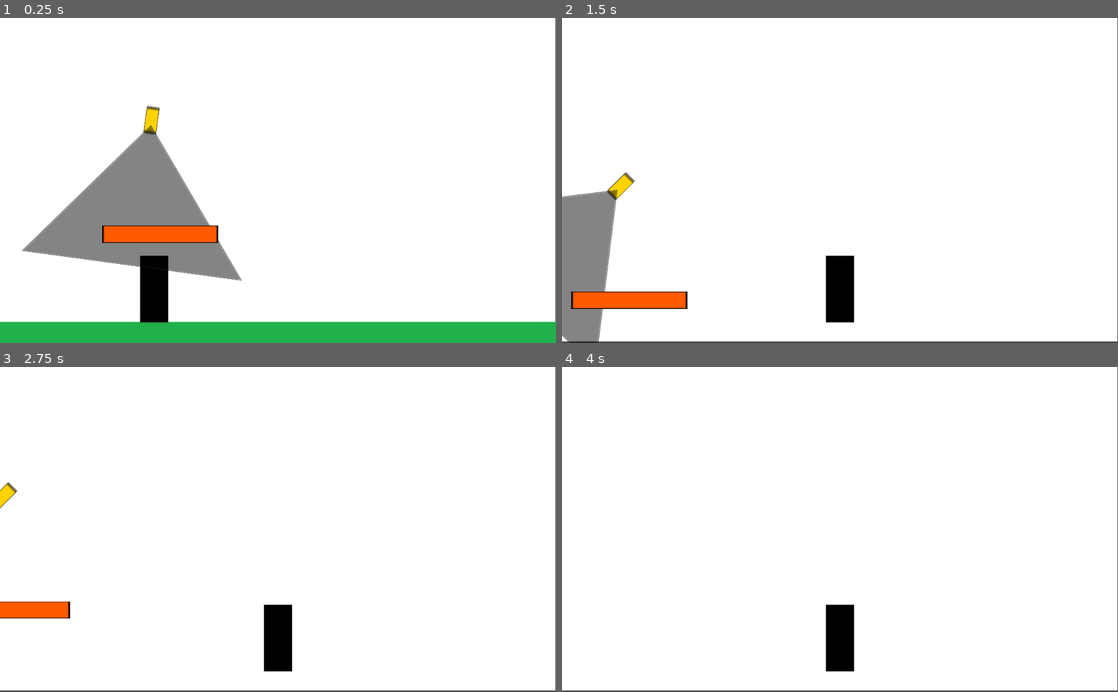
Above: before the commit, frames 1-4 (two rows, left to right).
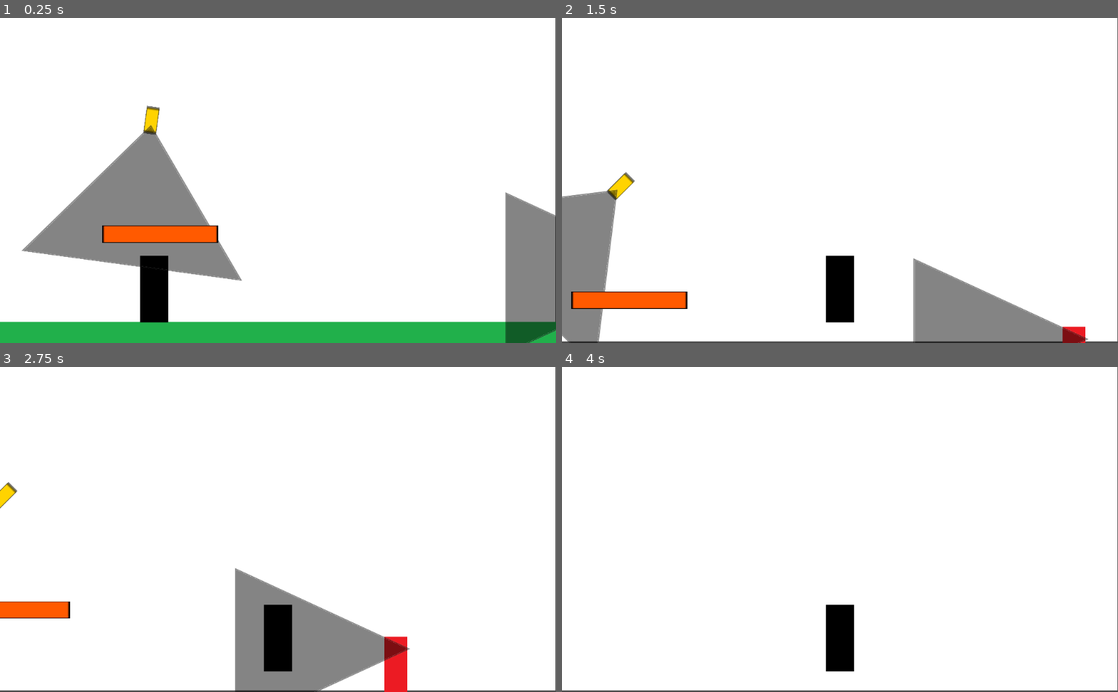
Above: after the commit, the same moments.

Repository: DanielBarbe/ip-museo-test
Game: Godot game, scene res://Main.tscn
Two runs of this game, one before a commit and one after it. Both use one fixed random seed, a clock stepped at 60 frames per second and the inputs below.
Inputs:
- Up to frame 1 (0.25 s): no input
- Up to frame 2 (1.5 s): hold D (move_right) 0.53-1.28 s; tap W (jump) at 0.77 s; hold Left (move_left) from 1.28 s (still down)
- Up to frame 3 (2.75 s): tap W (jump) at 1.52 s; release Left (move_left) at 2.03 s; hold D (move_right) from 2.03 s (still down)
- Up to frame 4 (4 s): tap W (jump) at 3.02, 3.77 s; release D (move_right) at 3.53 s; hold Left (move_left) from 3.53 s (still down)

The runs differ from the first frame. In frame 1, 3.8% of the frame differs, in the area x 90-100%, y 53-100%; in frame 2, 4.4%; in frame 3, 6.5%, in the area x 42-74%, y 61-100%; in frame 4, nothing differs.

Commit message:
agrego un guardia

Diff:
--- a/Camera.gd
+++ b/Camera.gd
@@ -6,6 +6,7 @@
 var movement_speed = 0.5
 var target = null
 var raycast
+var count = 0
 
 func _ready():
 	raycast = $RayCast2D
@@ -32,7 +33,8 @@
 		raycast.set_cast_to(to_local(target.global_position))
 		raycast.enabled = true
 		if raycast.is_colliding() && raycast.get_collider() == target:
-			print(target)
+			count = (count + 1) % 60
+			print(str(count) + " " + str(target))
 
 func _on_Area2D_body_entered(body):
 	if target == null:
--- /dev/null
+++ b/Guard.gd
@@ -0,0 +1,39 @@
+extends Sprite
+
+var raycast
+var target = null
+var count = 0
+var count_raycasting = 0
+var direction = -1
+var movement_speed = 1.5
+var spawn_position
+
+func _ready():
+	raycast = $RayCast2D
+func _process(delta):
+
+	count += abs(direction * movement_speed)
+
+	if count < 350:
+		self.global_position.x += (direction * movement_speed)
+	if count > 550:
+		count = 0
+		direction *= -1
+		self.scale.x *= -1
+
+	if target != null:
+		raycast.set_cast_to(to_local(target.global_position))
+		raycast.enabled = true
+		if raycast.is_colliding() && raycast.get_collider() == target:
+			count_raycasting = (count_raycasting + 1) % 60
+			print(str(count_raycasting) + " " + str(target))
+
+func _on_Area2D_body_entered(body):
+	if target == null:
+		target = body
+		raycast.enabled = true
+
+func _on_Area2D_body_exited(body):
+	if target == body:
+		target = null
+		raycast.enabled = false
--- a/Main.tscn
+++ b/Main.tscn
@@ -1,11 +1,12 @@
-[gd_scene load_steps=7 format=2]
+[gd_scene load_steps=8 format=2]
 
 [ext_resource path="res://assets/textures/background.png" type="Texture" id=1]
 [ext_resource path="res://entities/player/Player.tscn" type="PackedScene" id=2]
 [ext_resource path="res://entities/world/Floor.tscn" type="PackedScene" id=3]
 [ext_resource path="res://entities/world/Limit_V.tscn" type="PackedScene" id=4]
-[ext_resource path="res://entities/world/Camera.tscn" type="PackedScene" id=5]
+[ext_resource path="res://entities/enemies/Camera.tscn" type="PackedScene" id=5]
 [ext_resource path="res://entities/world/Platform.tscn" type="PackedScene" id=6]
+[ext_resource path="res://entities/enemies/Guard.tscn" type="PackedScene" id=7]
 
 [node name="Main" type="Node"]
 
@@ -53,3 +54,5 @@
 
 [node name="Platform" parent="." instance=ExtResource( 6 )]
 position = Vector2( 295, 373 )
+
+[node name="Guard" parent="." instance=ExtResource( 7 )]
--- /dev/null
+++ b/entities/enemies/Guard.tscn
@@ -0,0 +1,32 @@
+[gd_scene load_steps=4 format=2]
+
+[ext_resource path="res://assets/textures/shadow.png" type="Texture" id=1]
+[ext_resource path="res://assets/textures/guard.png" type="Texture" id=2]
+[ext_resource path="res://Guard.gd" type="Script" id=3]
+
+[node name="Guard" type="Sprite"]
+position = Vector2( 1249, 478 )
+scale = Vector2( 0.636364, 1.68182 )
+texture = ExtResource( 2 )
+script = ExtResource( 3 )
+
+[node name="Sprite" type="Sprite" parent="."]
+position = Vector2( -210.689, -19.7637 )
+rotation = 1.5708
+scale = Vector2( 0.22197, 0.732852 )
+texture = ExtResource( 1 )
+
+[node name="RayCast2D" type="RayCast2D" parent="."]
+
+[node name="Area2D" type="Area2D" parent="."]
+position = Vector2( 3.1427, 1.78378 )
+rotation = 4.22485e-15
+scale = Vector2( 1, 0.426212 )
+collision_layer = 0
+collision_mask = 2
+
+[node name="CollisionPolygon2D" type="CollisionPolygon2D" parent="Area2D"]
+polygon = PoolVector2Array( 28.2859, -47.4323, -465.143, 150.667, -466.714, -259.483 )
+
+[connection signal="body_entered" from="Area2D" to="." method="_on_Area2D_body_entered"]
+[connection signal="body_exited" from="Area2D" to="." method="_on_Area2D_body_exited"]
Binary file added: assets/textures/guard.png
Not shown, added: assets/textures/guard.png.import
Renamed: entities/world/Camera.tscn -> entities/enemies/Camera.tscn
